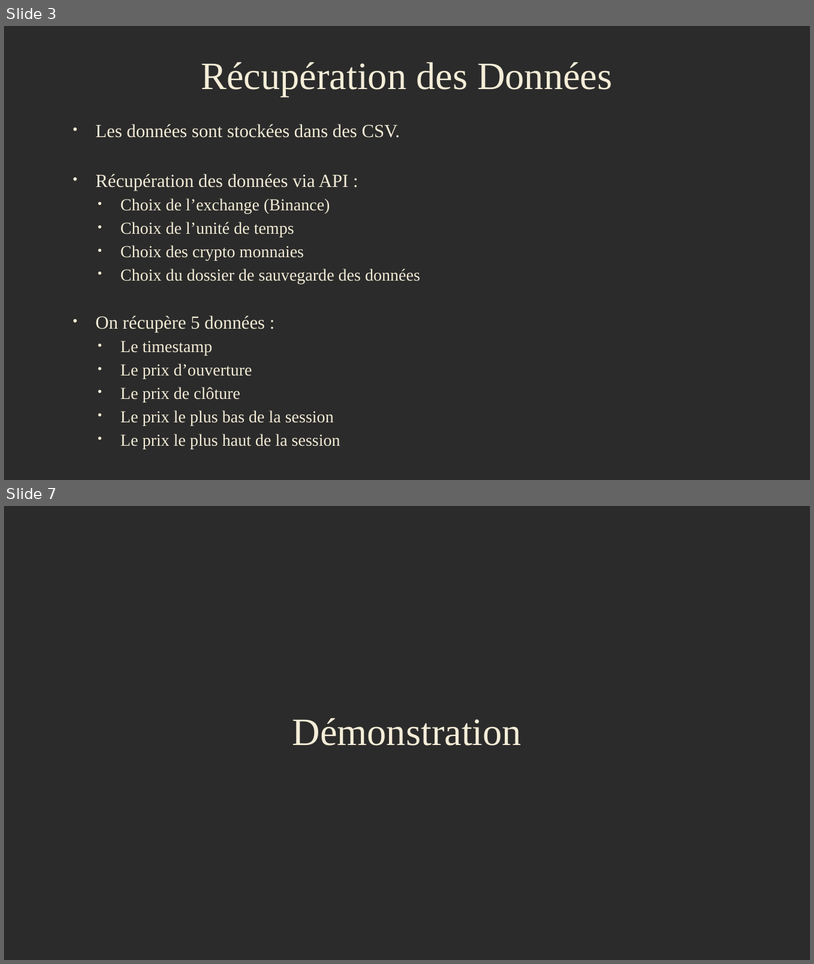
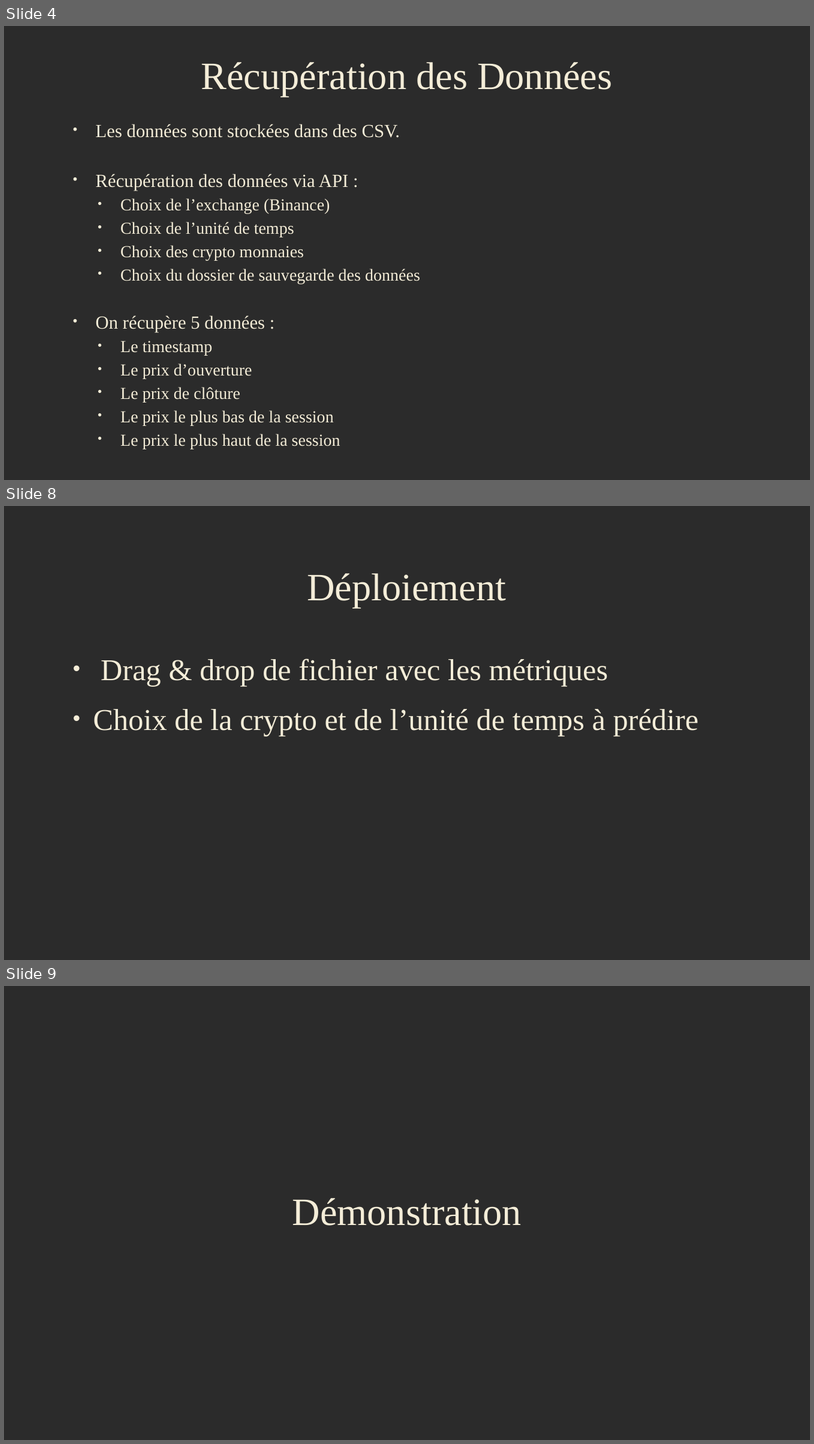
Before and after one commit to Yann-Fournier/MoneyTime, a slide deck: Presentation.odp. Shown one above the other, each under a label of ours: slides 3 and 7 before the commit, slides 4, 8 and 9 after it; the slides between them are not shown. The pictures are 814x964 and 814x1444 pixels, drawn with LibreOffice and Linux fonts; fonts in the diff are those of the drawing; background and template pictures are left out; a plain dark background stands for a picture behind light text. Boxes give left, top, right and bottom in pixels: in the first picture for what was removed or moved away, otherwise in the second. Text is boxed around its words. In the diff, an @@ line names an element or a change of style, - is before the commit and + after.

```diff
--- a/Presentation.odp
+++ b/Presentation.odp
@@ slide 8 added at (x1=4, y1=506, x2=810, y2=960), background picture (left out) @@
@@ title added at (x1=307, y1=573, x2=506, y2=607), 46 pt, text #F4EDD8 @@
+Déploiement
@@ text added at (x1=93, y1=658, x2=699, y2=736), 36 pt, text #F4EDD8 @@
+• Drag & drop de fichier avec les métriques
+• Choix de la crypto et de l’unité de temps à prédire
@@ what was slide 3 is now slide 4 @@
@@ what was slide 7 is now slide 9 @@
```
Also in this commit, not shown: 1 slide changed, 4 other slides added, 3 slides removed.
